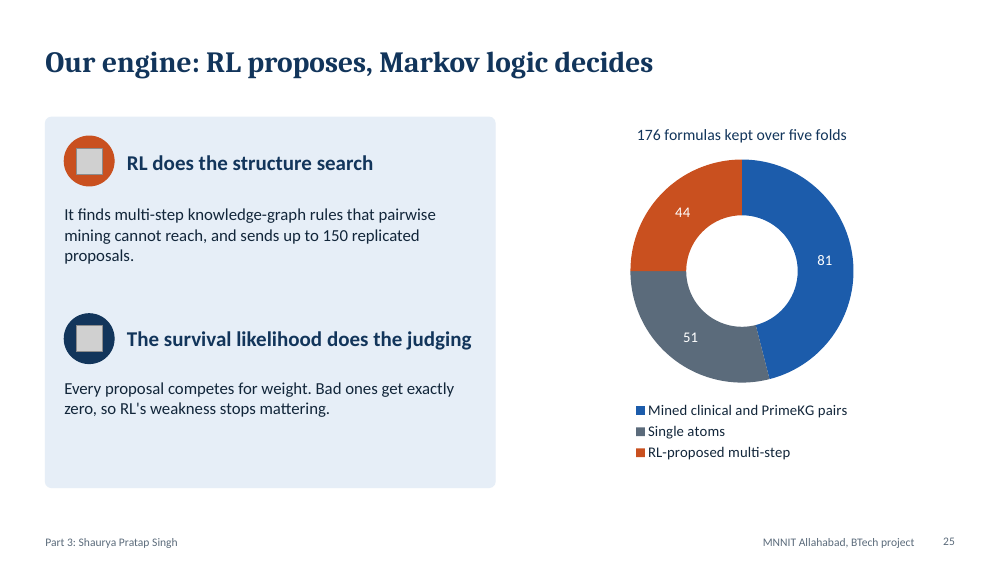
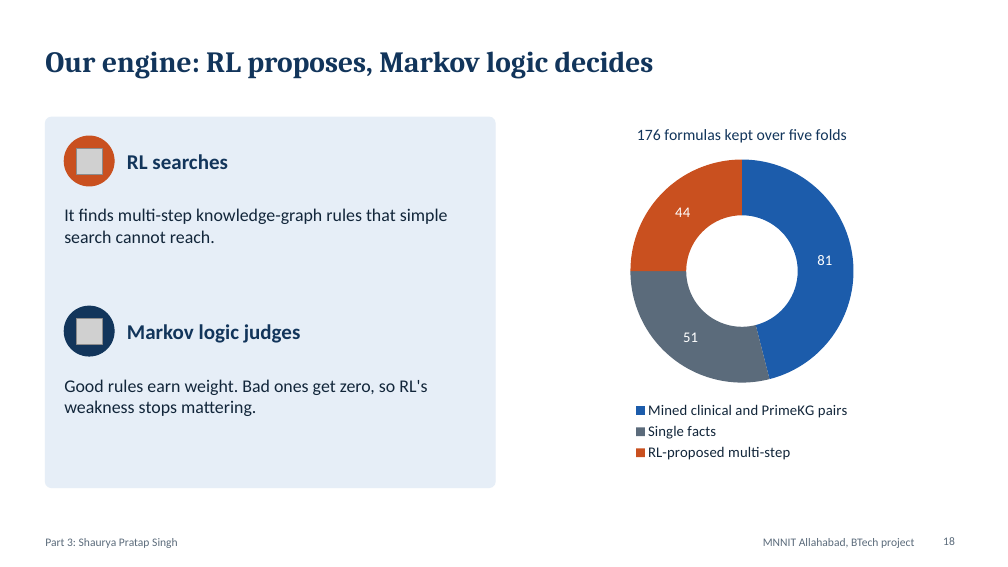
Before and after one commit to shauryasf/primekg-patient-reasoning, a slide deck: slide 18 of presentation/BRCA_Neurosymbolic_Panel_Deck.pptx (slide 25 before the commit). Drawn at 1008x567 pixels with LibreOffice and Linux fonts; fonts in the diff are those of the drawing; grey boxes stand for pictures. Boxes give left, top, right and bottom in pixels: in the first picture for what was removed or moved away, otherwise in the second. Text is boxed around its words. In the diff, an @@ line names an element or a change of style, - is before the commit and + after.

```diff
--- a/presentation/BRCA_Neurosymbolic_Panel_Deck.pptx
+++ b/presentation/BRCA_Neurosymbolic_Panel_Deck.pptx
@@ doughnut chart at (522,110,963,465) @@
-categories: Mined clinical and PrimeKG pairs, Single atoms, RL-proposed multi-step
+categories: Mined clinical and PrimeKG pairs, Single facts, RL-proposed multi-step
@@ text at (127,154,228,169): text changed @@
-RL does the structure search
+RL searches
@@ text at (64,208,448,243): text changed; size 16 to 17 pt @@
-It finds multi-step knowledge-graph rules that pairwise mining cannot reach, and sends up to 150 replicated proposals.
+It finds multi-step knowledge-graph rules that simple search cannot reach.
@@ ellipse: place and size @@
-ellipse at (64,314,114,364)
+ellipse at (64,306,114,356)
@@ picture: place and size @@
-picture at (76,326,102,352)
+picture at (76,318,102,344)
@@ text at (127,324,301,343): text changed @@
-The survival likelihood does the judging
+Markov logic judges
@@ text at (64,379,427,416): text changed; size 16 to 17 pt @@
-Every proposal competes for weight. Bad ones get exactly zero, so RL's weakness stops mattering.
+Good rules earn weight. Bad ones get zero, so RL's weakness stops mattering.
@@ page number at (943,537,955,545): text changed @@
-25
+18
```
Also in this commit, not shown: 14 other slides changed, 13 slides added, 23 slides removed, 27 other files.
